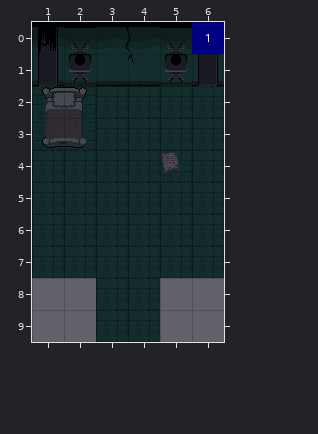
Tiled map: bgs/maps/lab_05.tmx. Above, as it was before the edit.
Cells are 32x32 px. Shown: x 1..6, y 0..9.
New version:
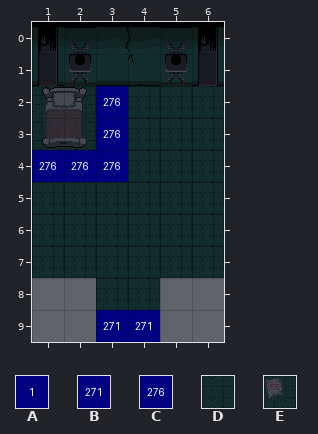
Key: from "blue-labels": A 0, B 270, C 275; from "lab02": D 0, E 1.
_ is an empty cell, . an unchanged one.
From old to new:
--- layer "decor"
@@ x 5..5 @@
- 4 E
+ 4 D
--- layer "actions"
@@ x 1..3 @@
- 2 .._
- 3 .._
- 4 ___
+ 2 ..C
+ 3 ..C
+ 4 CCC
@@ x 3..4 @@
- 9 __
+ 9 BB
--- layer "metadata"
@@ x 6..6 @@
- 0 A
+ 0 _
Boxes around the changes in both pictures, in picture pixels (x1, y1, x2, y2):
removed: (192, 22, 224, 54)
added: (32, 86, 128, 182)
changed: (160, 150, 192, 182)
added: (96, 310, 160, 342)
